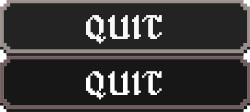
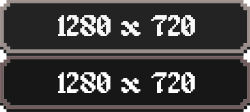
Comparing the layer stacks of the two 250px x 112px images. Changes:
renamed "QUIT copie" to "1280 x 720", painted on it over <box>58,71,195,100</box>
added layer "1280 x 720" (2nd of 2, in "btn2 copie") in group "btn2 copie" over <box>58,15,195,36</box>
renamed "QUIT copie" to "PLEIN ECRAN", hid it, painted on it over <box>86,15,195,44</box>
